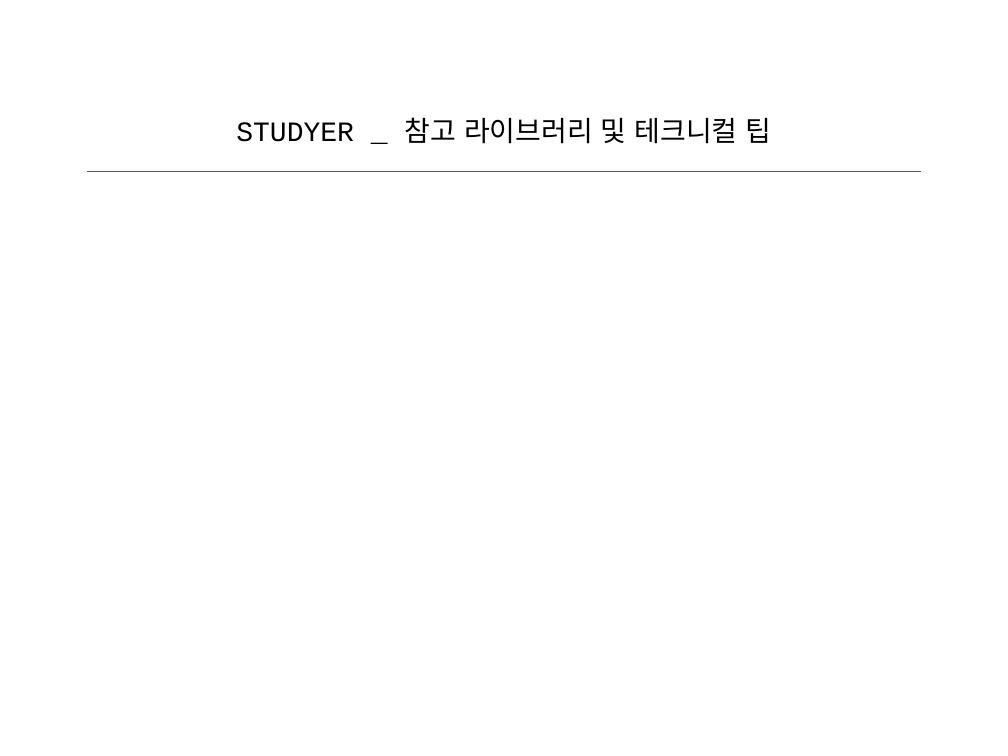
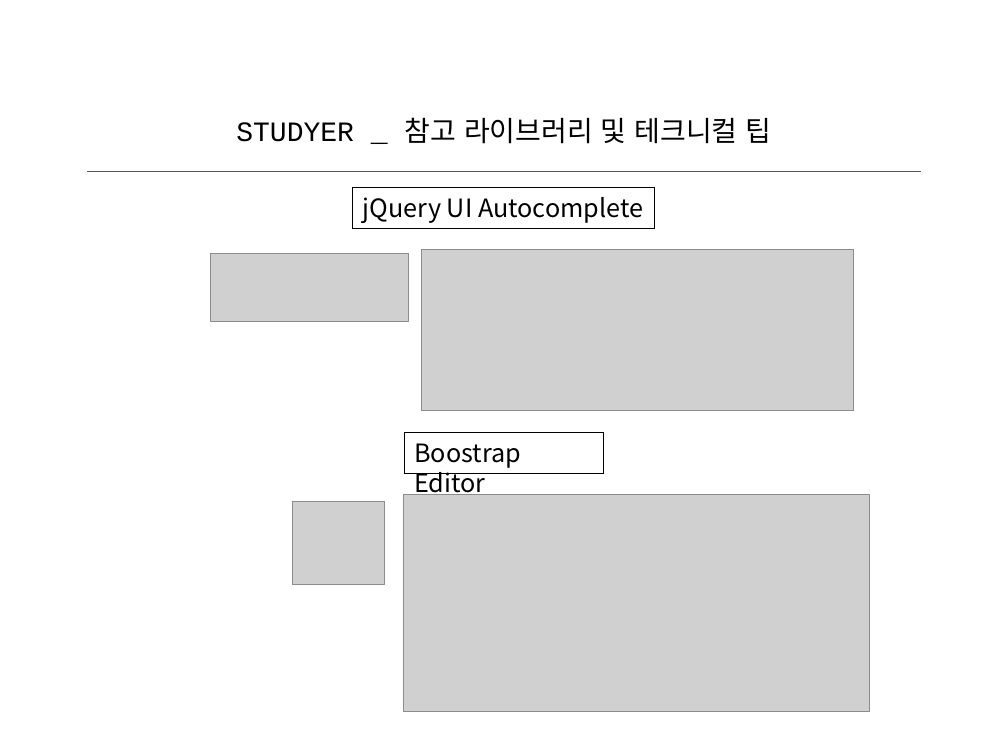
Before and after one commit to jwonjg/studyer_project, a slide deck: slide 13 of doc/studyer_project.pptx. Drawn at 1008x756 pixels with LibreOffice and Linux fonts; fonts in the diff are those of the drawing; grey boxes stand for pictures. Boxes give left, top, right and bottom in pixels: in the first picture for what was removed or moved away, otherwise in the second. Text is boxed around its words. In the diff, an @@ line names an element or a change of style, - is before the commit and + after.

```diff
--- a/doc/studyer_project.pptx
+++ b/doc/studyer_project.pptx
@@ rectangle added at <box>353,187,655,228</box>, outline #000000 0.75 pt, 18 pt, text #000000 @@
+jQuery UI Autocomplete
@@ picture added at <box>211,254,409,322</box> @@
@@ picture added at <box>421,249,853,410</box> @@
@@ rectangle added at <box>404,432,604,473</box>, outline #000000 0.75 pt, 18 pt, text #000000 @@
+Boostrap Editor
@@ picture added at <box>292,501,384,584</box> @@
@@ picture added at <box>403,494,869,712</box> @@
```
Also in this commit, not shown: 4 other slides changed, 1 other file.
